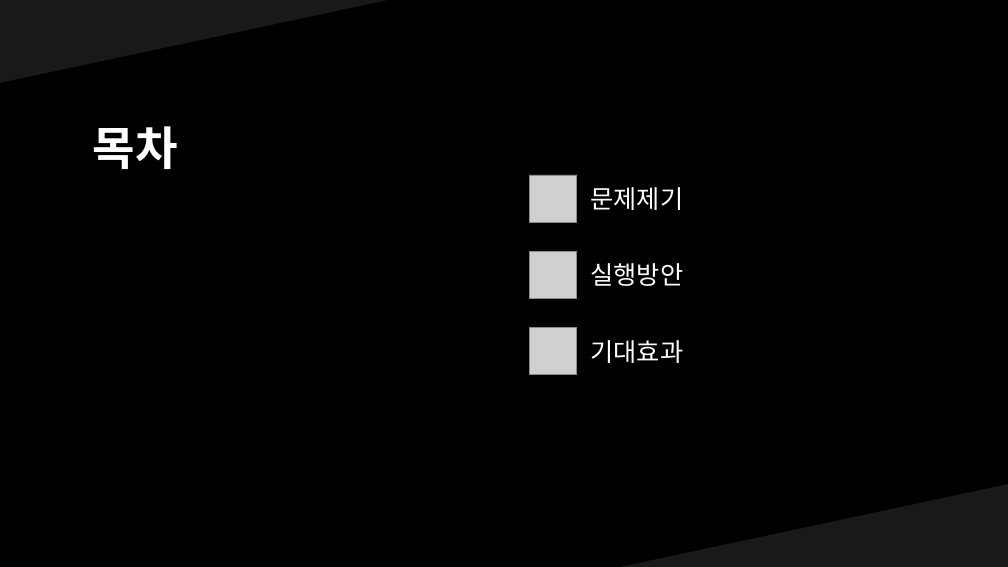
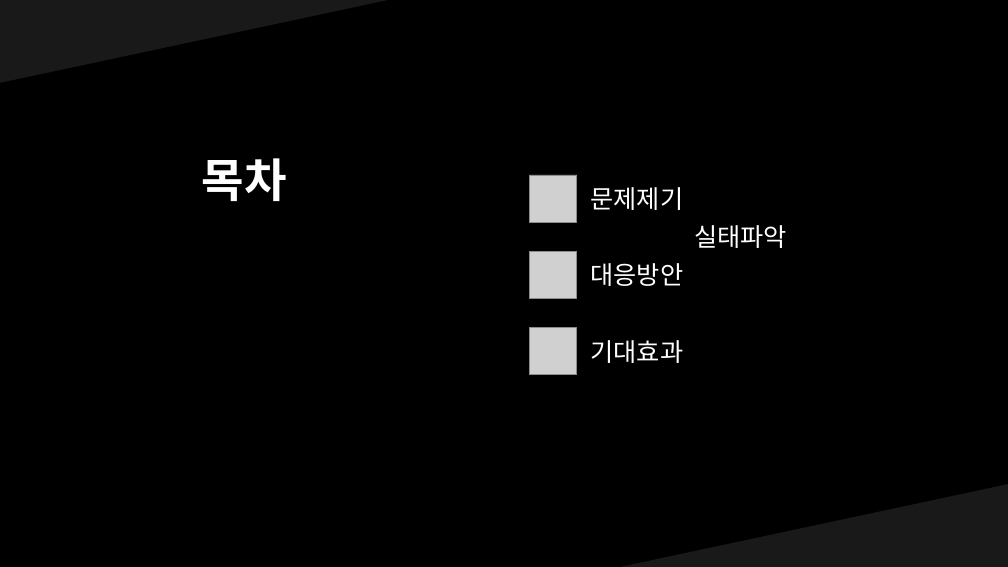
Before and after one commit to kyunakim/crawling-project, a slide deck: slide 2 of 청소년도박_PPT.pptx. Drawn at 1008x567 pixels with LibreOffice and Linux fonts; fonts in the diff are those of the drawing; grey boxes stand for pictures. Boxes give left, top, right and bottom in pixels: in the first picture for what was removed or moved away, otherwise in the second. Text is boxed around its words. In the diff, an @@ line names an element or a change of style, - is before the commit and + after.

```diff
--- a/청소년도박_PPT.pptx
+++ b/청소년도박_PPT.pptx
@@ text "목차": place and size @@
-text "목차" at (93, 126, 178, 169)
+text "목차" at (202, 158, 287, 201)
@@ text added at (694, 225, 787, 248), 24 pt, text #FFFFFF @@
+실태파악
@@ text at (591, 263, 684, 286): text changed @@
-실행방안
+대응방안
```
Also in this commit, not shown: 7 other slides changed, 14 slides added, 2 slides removed.
